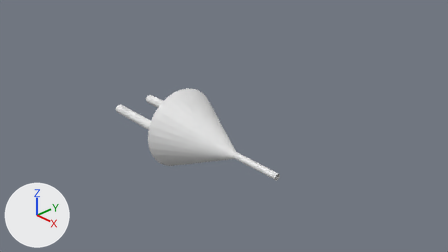
Before and after pictures for a commit that changed the Blender file ARCSEducation/Assets/Resources/Models/LogicalNotModelMerged.blend.
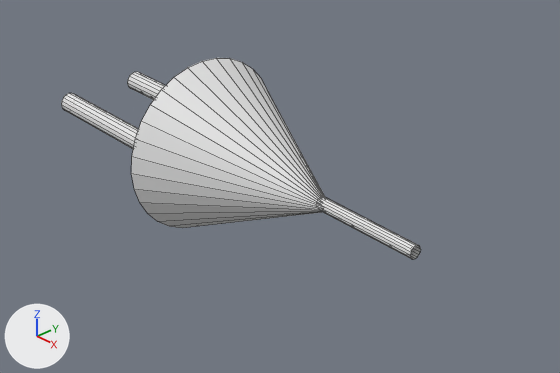
Each version is shown from the file's camera 'Camera', then close up on the part from 20% to 77% of the width and 25% to 92% of the height. Arrows for +X, +Y and +Z are at lower left; the lights stay in place. The close-ups show mesh edges as thin lines.

Objects in the first close-up: 'NotModelMerged'.
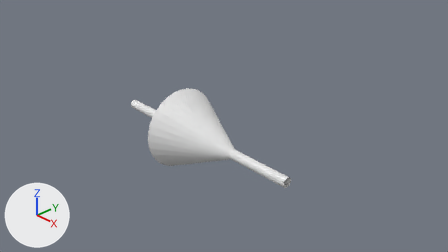
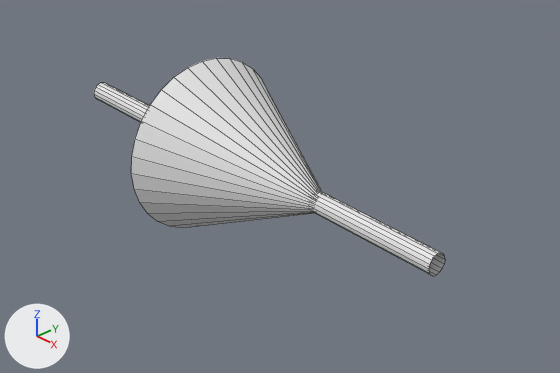
The edits, one by one:
me_cylinder_002 has 129 vertices, 84 faces and spans x -1.63..1.58, y -1.61..1.59, z -1.0..7.11.
me_cylinder_002 is used by ob_notmodelmerged; location (1.469, 0.061, -0.001); rotation (0.0, -1.568, 0.0), in degrees (0, -90, 0); scale (0.625, 0.625, 0.625).
me_cylinder_002 part 1: the loose piece of 33 vertices spanning x -1.63..1.58, y -1.61..1.59, z 0.72..3.92 is turned 180 degrees about the y axis through its middle and scaled by 0.625, then moved by (0.02, 0.01, -2.32).
me_cylinder_002 part 2: the loose piece of 32 vertices spanning x -0.12..0.12, y -0.12..0.12, z -1.0..1.0 is turned 180 degrees about the y axis through its middle, then moved by (0.0, 0.01, 1.33).
me_cylinder_002 part 3: the loose piece of 32 vertices spanning x -0.2..0.17, y -0.98..-0.61, z 3.91..7.11 is turned 180 degrees about the y axis through its middle and scaled by 0.625, then moved by (0.01, 0.76, -7.5).
me_cylinder_002 part 4: the loose piece of 32 vertices spanning x -0.2..0.17, y 0.56..0.93, z 3.91..7.11 is deleted.
Object 'NotModelMerged' (ob_notmodelmerged) is rescaled from (0.625, 0.625, 0.625) to (1.0, 1.0, 1.0).
Object 'NotModelMerged' (ob_notmodelmerged) moves from (1.469, 0.061, -0.001) to (0.02, 0.055, -0.012).
Object 'NotModelMerged' (ob_notmodelmerged) turns from (0, -90, 0) to (0, 90, 0) degrees about x, y and z.

Changed parts and their boxes (x1, y1, x2, y2) in the close-ups (560 x 373 px; the box of a moved part takes in the faces that stretch with it):
'NotModelMerged', reshaped, moved, turned, rescaled
    before: (61, 58, 421, 259)
    after: (94, 58, 445, 276)
part 1 of me_cylinder_002, moved or reshaped
    before: (133, 82, 325, 216)
    after: (133, 82, 322, 216)
part 2 of me_cylinder_002, moved or reshaped
    before: (318, 196, 421, 259)
    after: (310, 191, 445, 276)
part 3 of me_cylinder_002, moved or reshaped
    before: (61, 93, 138, 149)
    after: (94, 83, 149, 123)
part 4 of me_cylinder_002, deleted
    before: (128, 72, 166, 100)
